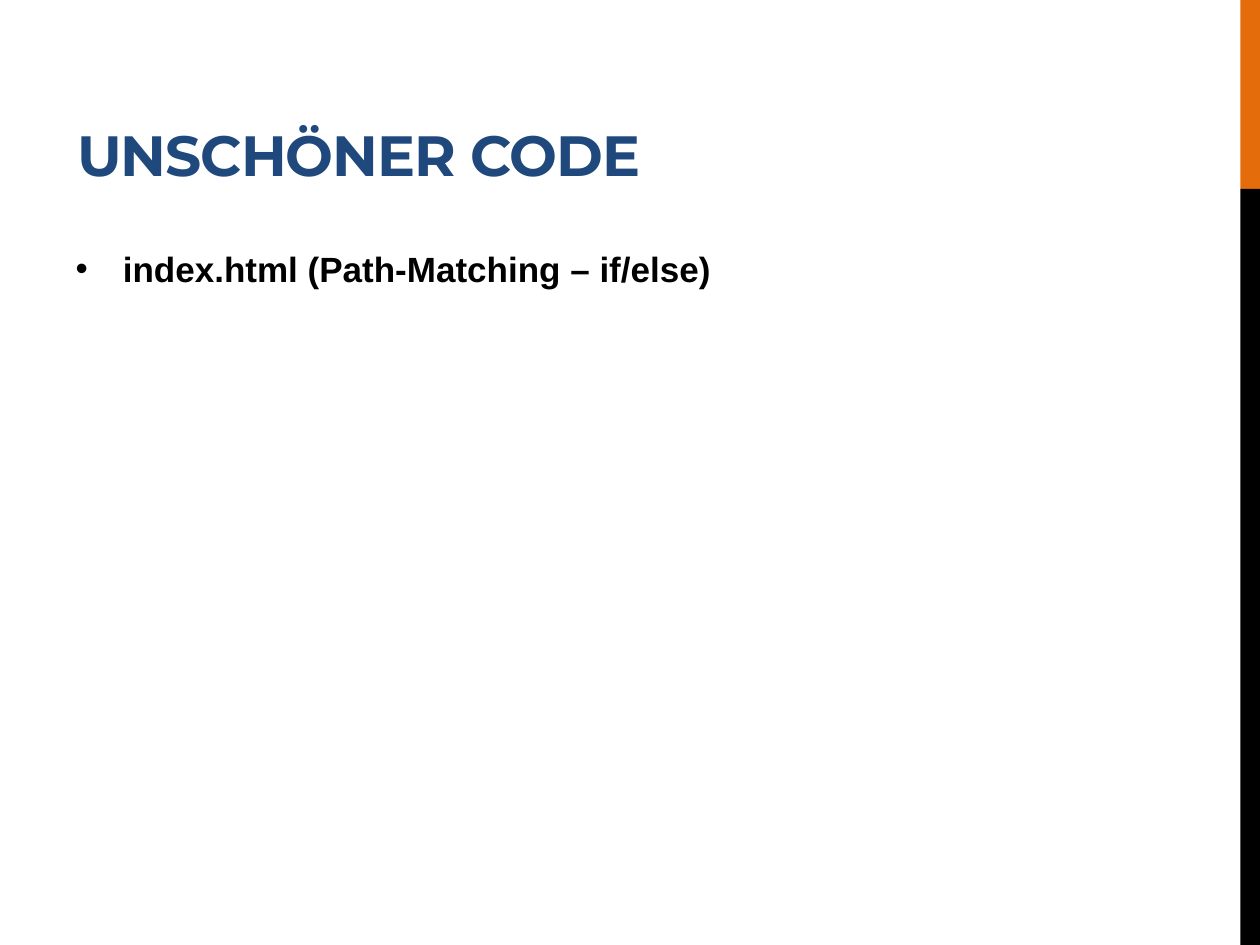
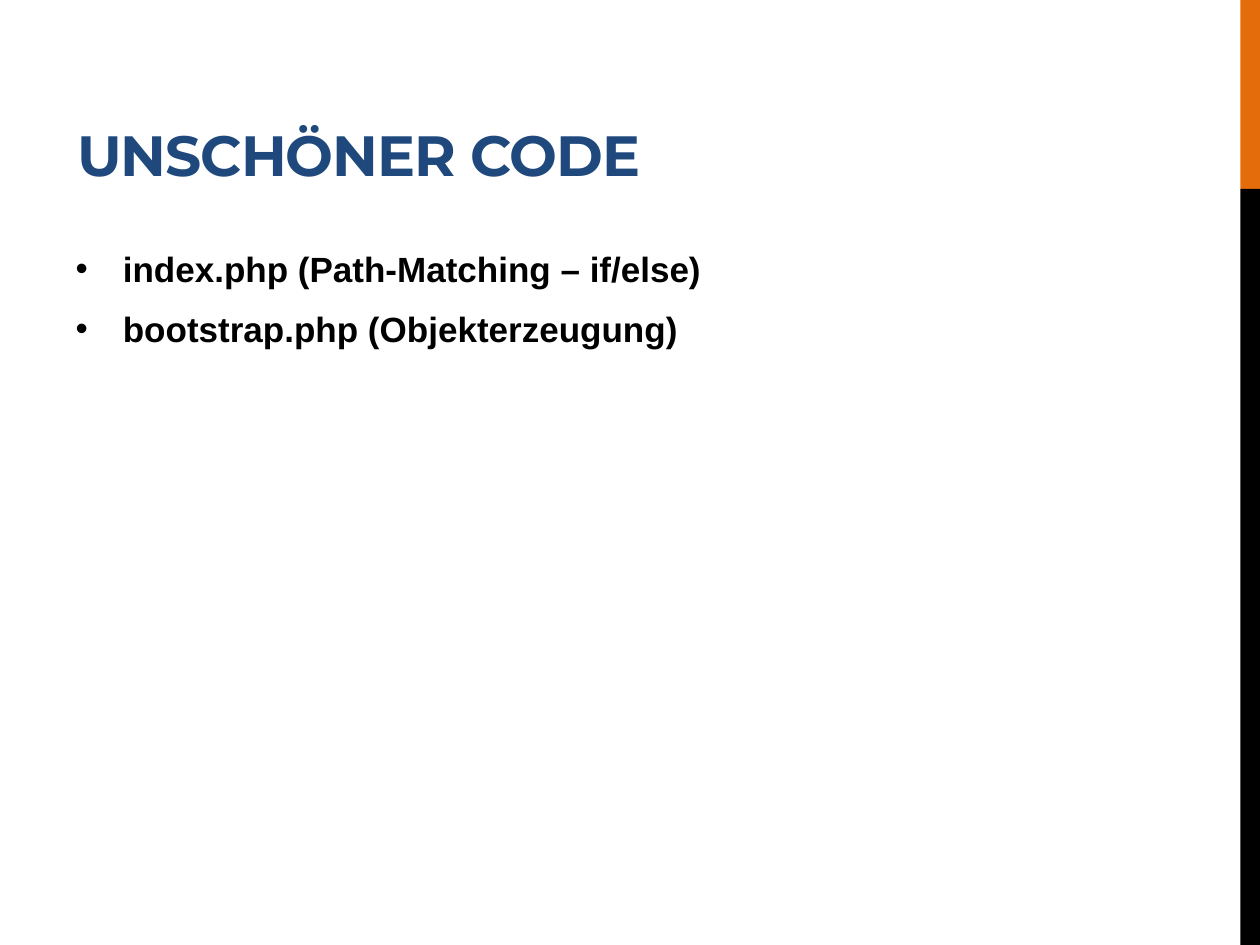
Before and after one commit to LukasSeglias/ticket-recognition-web, a slide deck: slide 7 of doc/presentation.pptx (slide 6 before the commit). Drawn at 1260x945 pixels with LibreOffice and Linux fonts; fonts in the diff are those of the drawing. Boxes give left, top, right and bottom in pixels: in the first picture for what was removed or moved away, otherwise in the second. Text is boxed around its words. In the diff, an @@ line names an element or a change of style, - is before the commit and + after.

```diff
--- a/doc/presentation.pptx
+++ b/doc/presentation.pptx
@@ text at (123, 256, 701, 349): text changed @@
-• index.html (Path-Matching – if/else)
+• index.php (Path-Matching – if/else)
+• bootstrap.php (Objekterzeugung)
```
Also in this commit, not shown: 4 other slides changed, 2 slides added, 3 other files.
